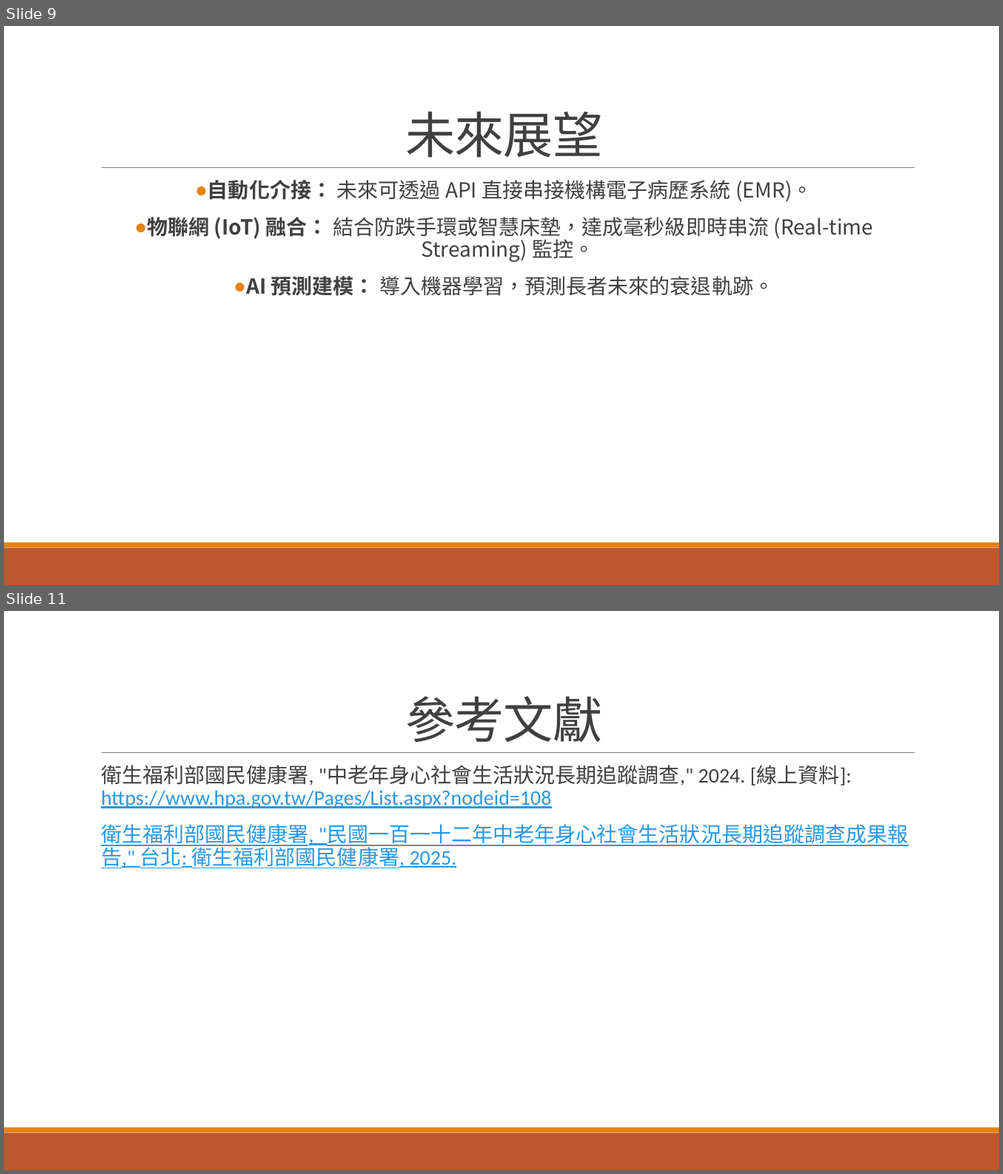
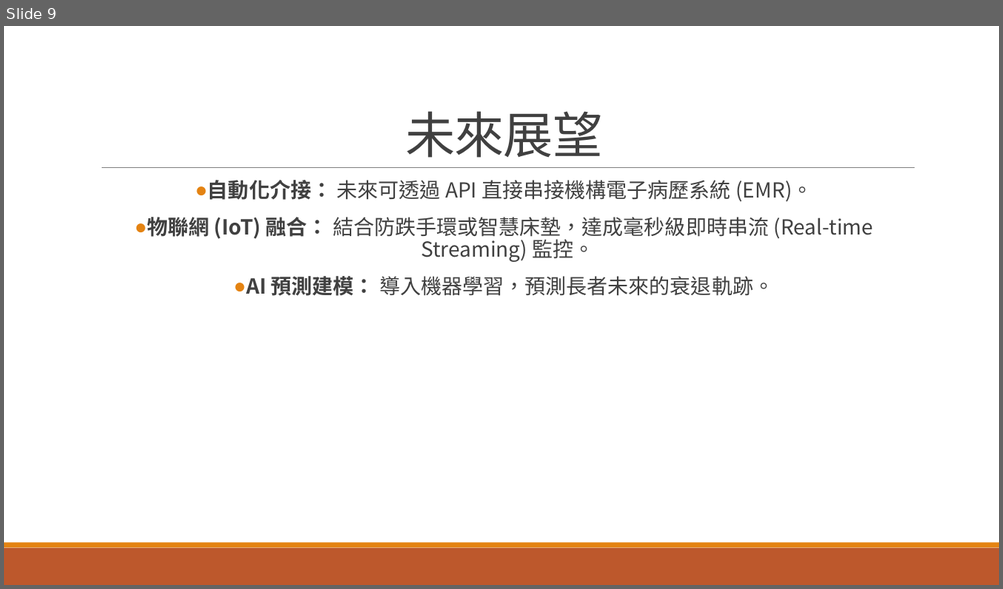
Before and after one commit to shattertony/114-2Fin, a slide deck: 112111136張紘齊.pptx. Shown one above the other, each under a label of ours: slides 9 and 11 before the commit, slide 9 after it; the slides between them are not shown. The pictures are 1003x1174 and 1003x589 pixels, drawn with LibreOffice and Linux fonts; fonts in the diff are those of the drawing. Boxes give left, top, right and bottom in pixels: in the first picture for what was removed or moved away, otherwise in the second. Text is boxed around its words. In the diff, an @@ line names an element or a change of style, - is before the commit and + after.

```diff
--- a/112111136張紘齊.pptx
+++ b/112111136張紘齊.pptx
@@ slide 11 removed at (4,611,999,1170), background #FFFFFF; not listed: 3 template elements that a slide beside it also shows @@
@@ title removed at (405,696,603,743) @@
-參考文獻
@@ text removed at (101,765,908,869) @@
-  衛生福利部國民健康署, "中老年身心社會生活狀況長期追蹤調查," 2024. [線上資料]: https://www.hpa.gov.tw/Pages/List.aspx?nodeid=108
-  衛生福利部國民健康署, "民國一百一十二年中老年身心社會生活狀況長期追蹤調查成果報告," 台北: 衛生福利部國民健康署, 2025.
```
Also in this commit, not shown: 1 slide added, 1 other slide removed.
